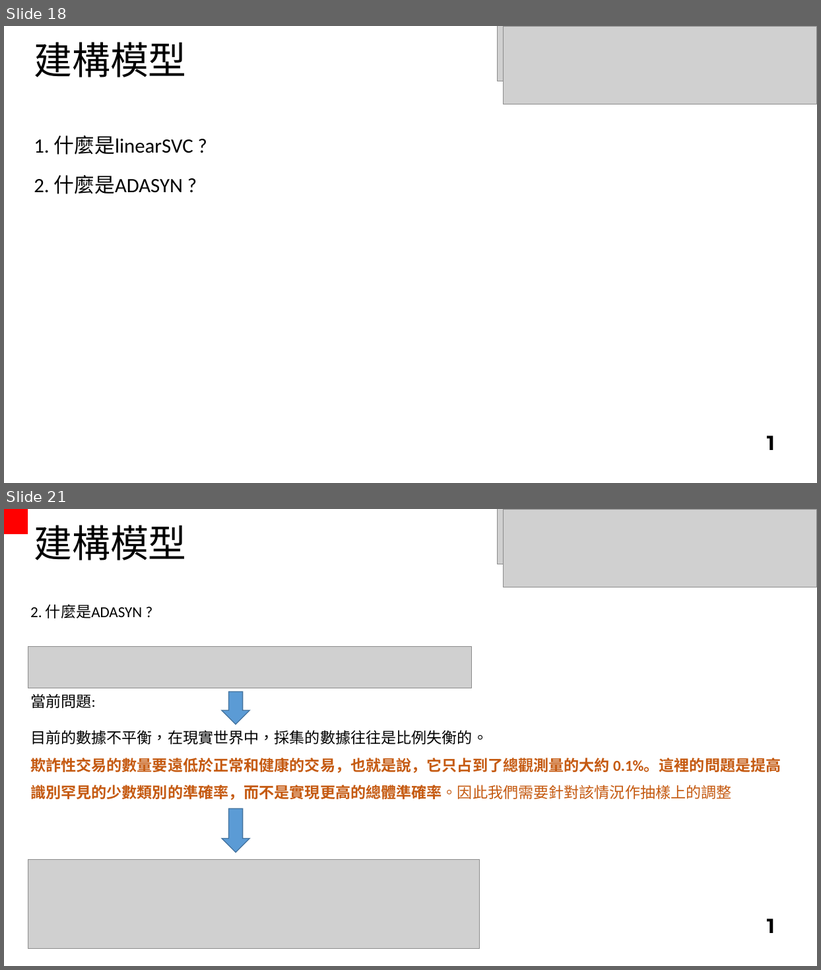
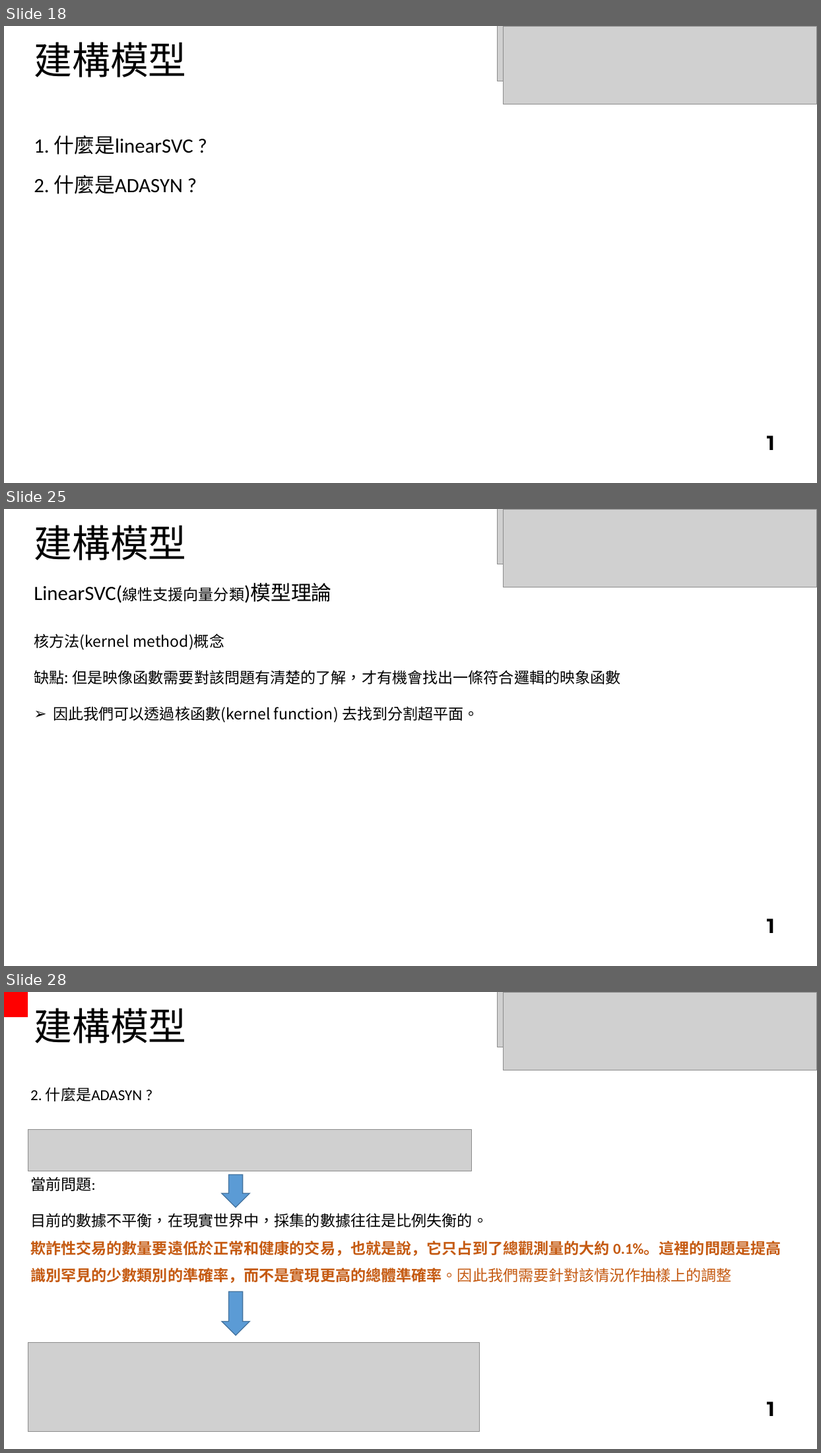
Before and after one commit to cgit6/AML_SVM, a slide deck: AML detection.pptx. Shown one above the other, each under a label of ours: slides 18 and 21 before the commit, slides 18, 25 and 28 after it; the slides between them are not shown. The pictures are 821x970 and 821x1453 pixels, drawn with LibreOffice and Linux fonts; fonts in the diff are those of the drawing; grey boxes stand for pictures. Boxes give left, top, right and bottom in pixels: in the first picture for what was removed or moved away, otherwise in the second. Text is boxed around its words. In the diff, an @@ line names an element or a change of style, - is before the commit and + after.

```diff
--- a/AML detection.pptx
+++ b/AML detection.pptx
@@ slide 25 added at (4, 509, 817, 966), background #FFFFFF @@
@@ text added at (34, 525, 187, 560), 45 pt, text #000000 @@
+建構模型
@@ picture added at (498, 509, 817, 564) @@
@@ picture added at (504, 509, 817, 587) @@
@@ text added at (34, 584, 332, 603), 24 pt, text #000000 @@
+LinearSVC(線性支援向量分類)模型理論
@@ text added at (34, 634, 621, 723), 18 pt, text #000000 @@
+核方法(kernel method)概念
+缺點: 但是映像函數需要對該問題有清楚的了解，才有機會找出一條符合邏輯的映象函數
+➢ 因此我們可以透過核函數(kernel function) 去找到分割超平面。
@@ text added at (767, 919, 775, 933), 24 pt, text #000000, bold @@
+1
@@ what was slide 21 is now slide 28 @@
```
Also in this commit, not shown: 7 slides changed, 7 other slides added.
